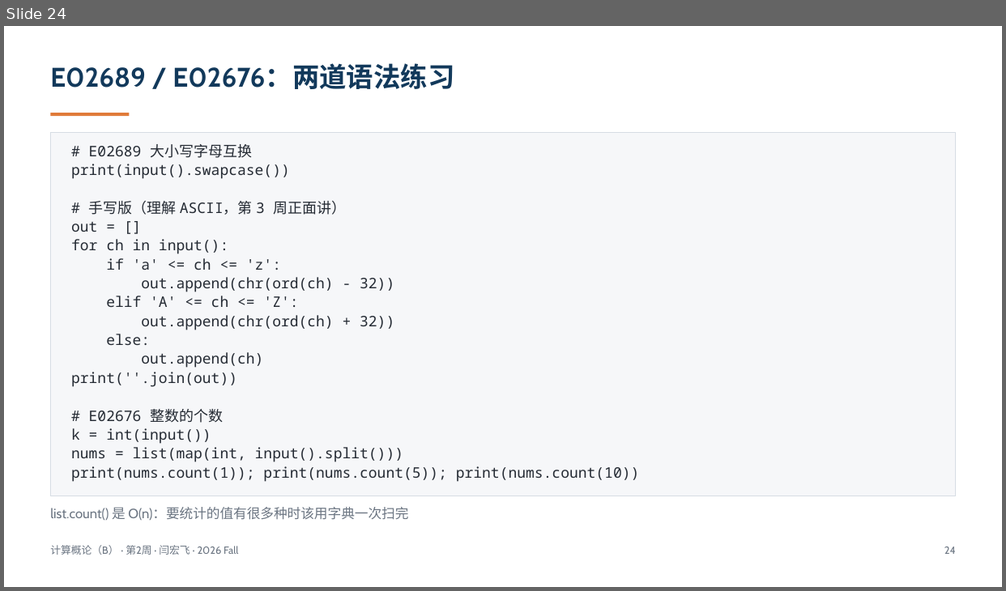
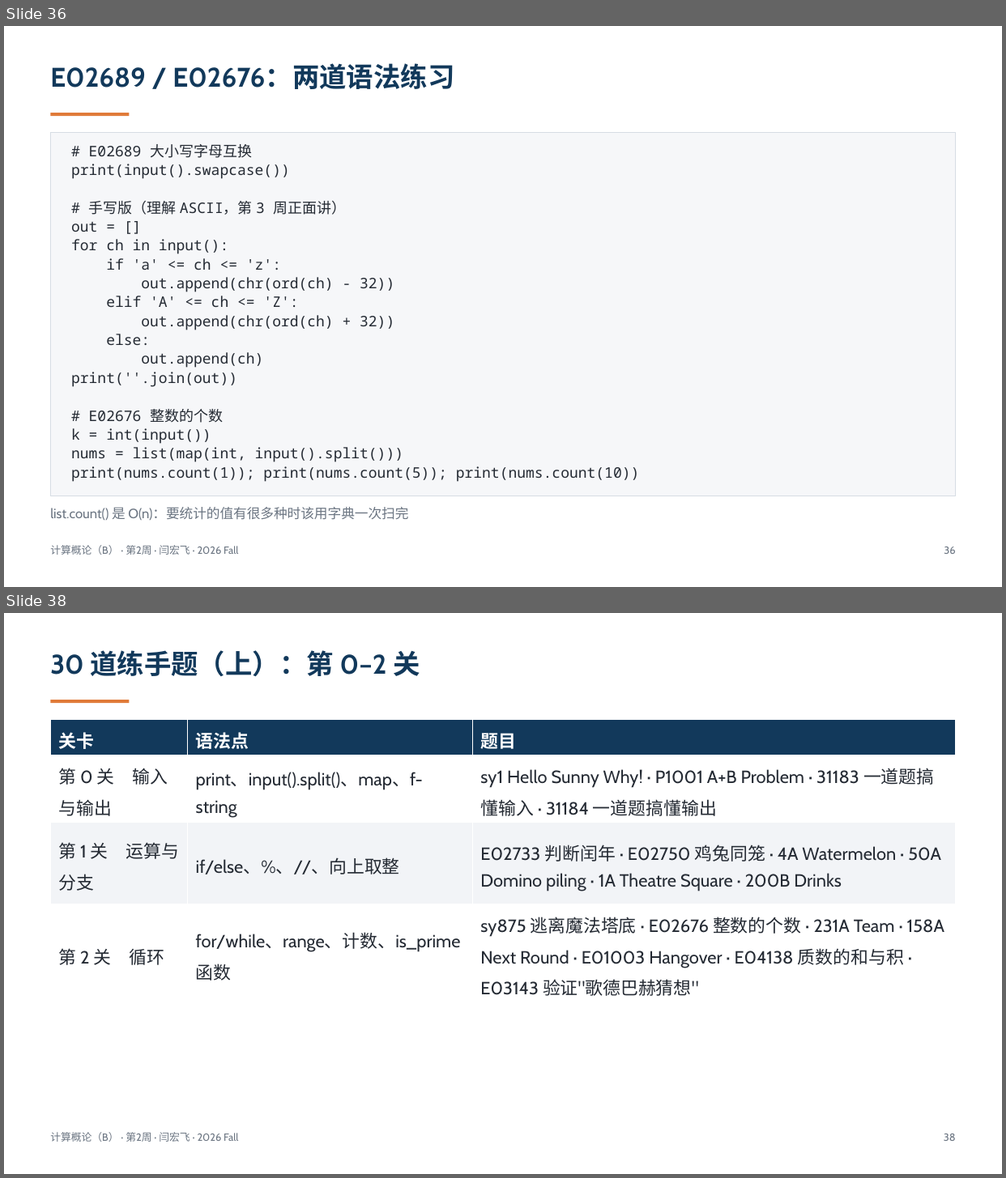
Before and after one commit to GMyhf/2026fall-cs101, a slide deck: courseware/202609_ADS_W02_VM_Shell_DevEnv.pptx. Shown one above the other, each under a label of ours: slide 24 before the commit, slides 36 and 38 after it; the slides between them are not shown. The pictures are 1006x591 and 1006x1178 pixels, drawn with LibreOffice and Linux fonts; fonts in the diff are those of the drawing. Boxes give left, top, right and bottom in pixels: in the first picture for what was removed or moved away, otherwise in the second. Text is boxed around its words. In the diff, an @@ line names an element or a change of style, - is before the commit and + after.

```diff
--- a/courseware/202609_ADS_W02_VM_Shell_DevEnv.pptx
+++ b/courseware/202609_ADS_W02_VM_Shell_DevEnv.pptx
@@ slide 38 added at box(4, 613, 1002, 1174), background #FFFFFF @@
@@ text added at box(50, 650, 420, 676), 26 pt, text #12395B, bold @@
+30 道练手题（上）：第 0–2 关
@@ rectangle added at box(50, 700, 129, 703), fill #E07B39 @@
@@ table added at box(50, 719, 956, 999), 4 rows, 3 columns @@
+关卡 | 语法点 | 题目
+第 0 关 输入与输出 | print、input().split()、map、f-string | sy1 Hello Sunny Why! · P1001 A+B Problem · 31183 一道题搞懂输入 · 31184 一道题搞懂输出
+第 1 关 运算与分支 | if/else、%、//、向上取整 | E02733 判断闰年 · E02750 鸡兔同笼 · 4A Watermelon · 50A Domino piling · 1A Theatre Square · 200B Drinks
+第 2 关 循环 | for/while、range、计数、is_prime 函数 | sy875 逃离魔法塔底 · E02676 整数的个数 · 231A Team · 158A Next Round · E01003 Hangover · E04138 质数的和与积 · E03143 验证"歌德巴赫猜想"
@@ text added at box(50, 1132, 238, 1142), 10 pt, text #6B7582 @@
+计算概论（B） · 第2周 · 闫宏飞 · 2026 Fall
@@ text added at box(944, 1134, 956, 1141), 10 pt, text #6B7582 @@
+38
@@ what was slide 24 is now slide 36 @@
@@ slide 36 changed as well @@
@@ text at box(944, 547, 955, 554): text changed @@
-24
+36
```
Also in this commit, not shown: 21 other slides changed, 16 other slides added, 13 other files.
